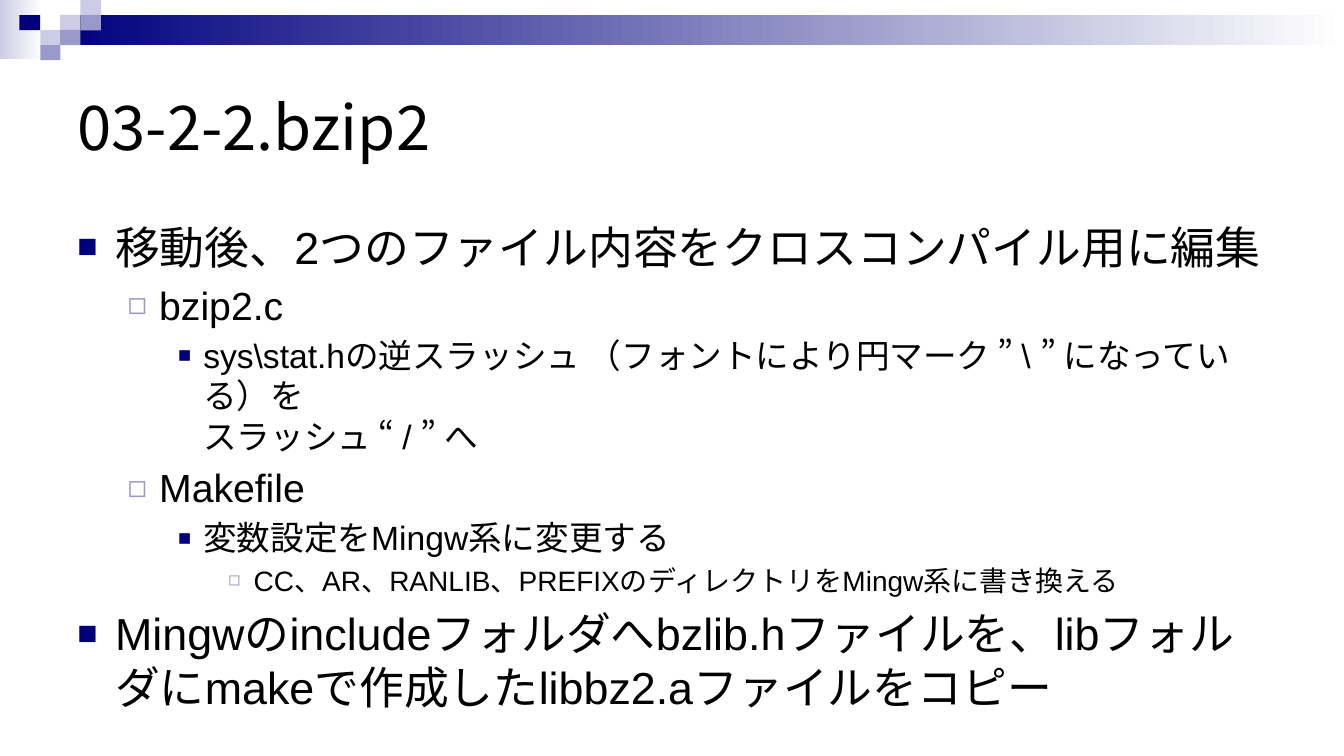
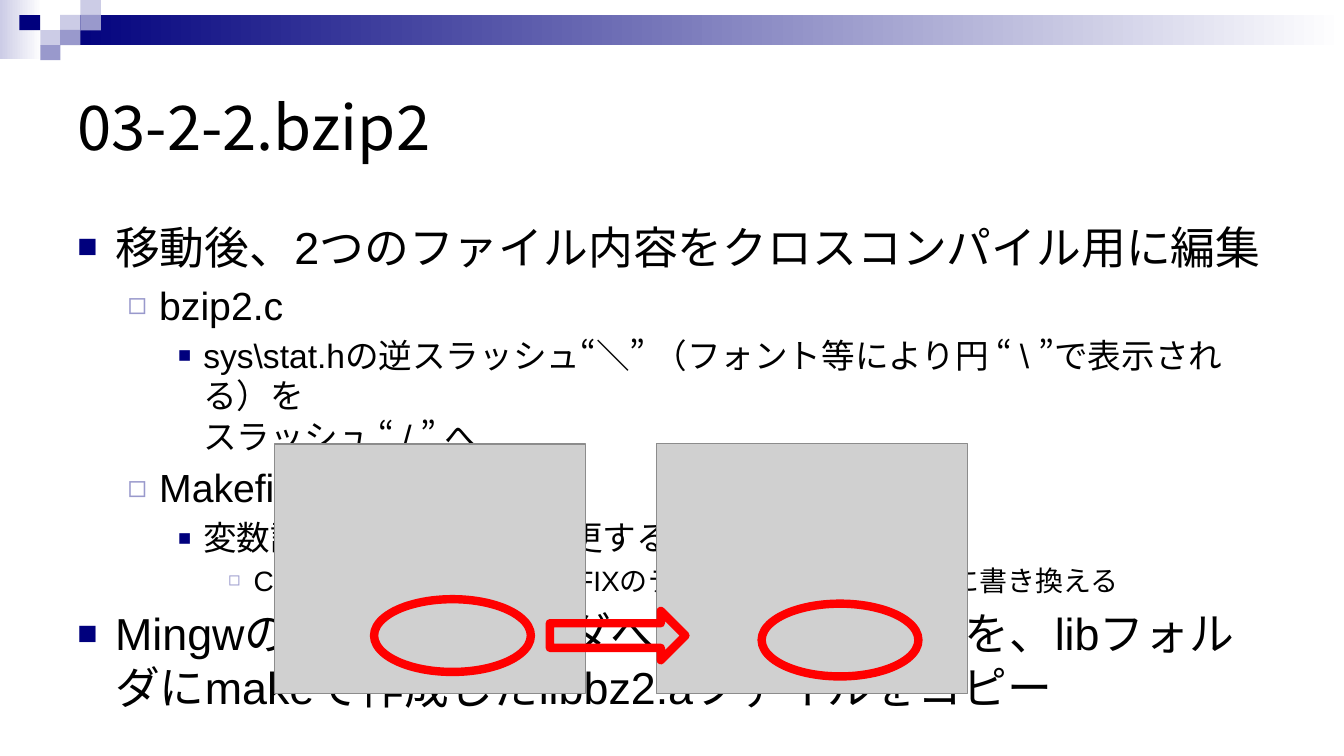
Before and after one commit to rensuke/SIMUonWSL, a slide deck: slide 18 of SIMU_ON_WSL.pptx. Drawn at 1344x756 pixels with LibreOffice and Linux fonts; fonts in the diff are those of the drawing; grey boxes stand for pictures. Boxes give left, top, right and bottom in pixels: in the first picture for what was removed or moved away, otherwise in the second. Text is boxed around its words. In the diff, an @@ line names an element or a change of style, - is before the commit and + after.

```diff
--- a/SIMU_ON_WSL.pptx
+++ b/SIMU_ON_WSL.pptx
@@ text at (203, 338, 1222, 458): text changed @@
-    ■ sys\stat.hの逆スラッシュ （フォントにより円マーク ” \ ” になっている）を
-      スラッシュ “ / ” へ
+    ■ sys\stat.hの逆スラッシュ“＼” （フォント等により円 “ \ ”で表示される）を
+      スラッシュ “ / ” へ
@@ picture added at (274, 444, 586, 694) @@
@@ picture added at (656, 444, 968, 694) @@
@@ ellipse added at (374, 599, 531, 671), outline #FF0000 6 pt @@
@@ right arrow added at (551, 611, 687, 660), outline #FF0000 6 pt @@
@@ ellipse added at (762, 604, 920, 677), outline #FF0000 6 pt @@
```
Also in this commit, not shown: 5 other slides changed.
